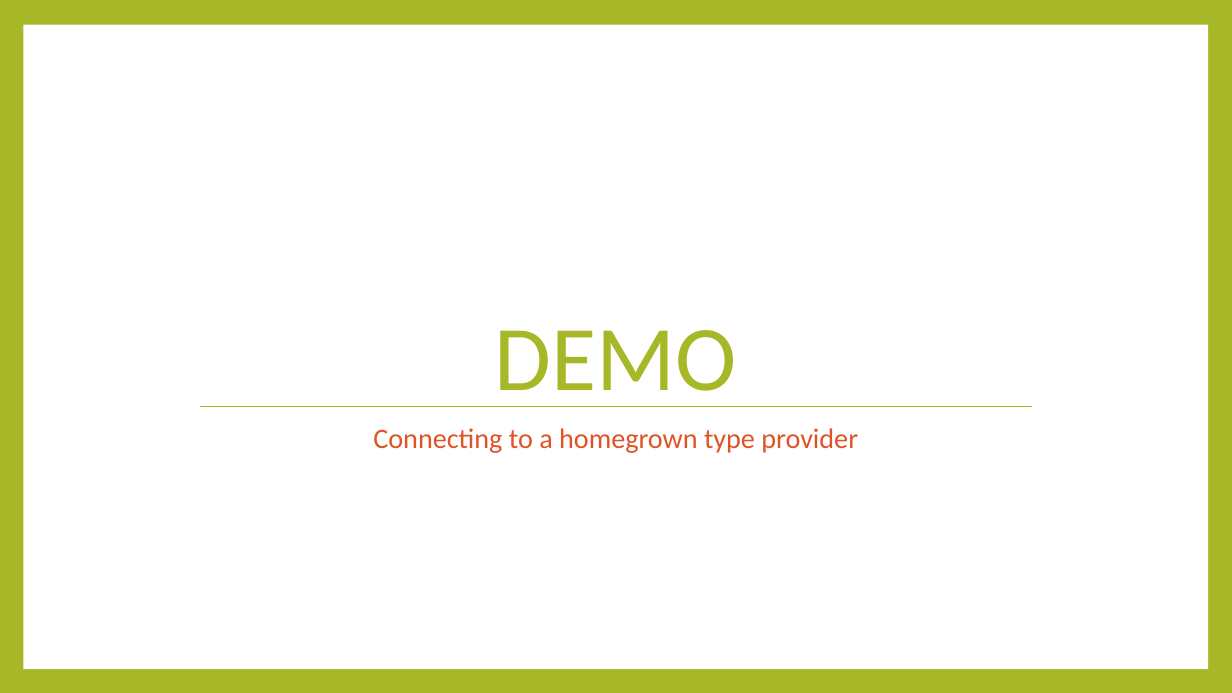
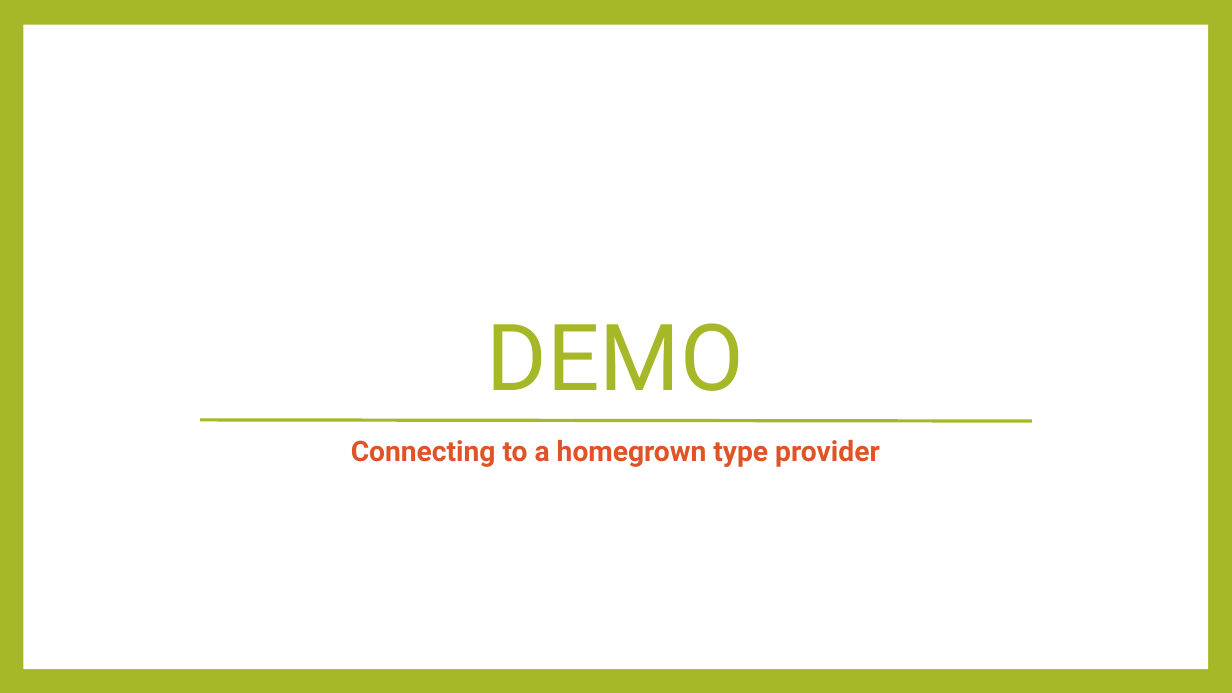
Before and after one commit to rachelblasucci/Current-Talks, a slide deck: slide 13 of Type Providers/Type Providers.pptx (slide 11 before the commit). Drawn at 1232x693 pixels with LibreOffice and Linux fonts; fonts in the diff are those of the drawing. Boxes give left, top, right and bottom in pixels: in the first picture for what was removed or moved away, otherwise in the second. Text is boxed around its words. In the diff, an @@ line names an element or a change of style, - is before the commit and + after.

```diff
--- a/Type Providers/Type Providers.pptx
+++ b/Type Providers/Type Providers.pptx
@@ title "DEMO": place and size @@
-title "DEMO" at (494, 330, 736, 407)
+title "DEMO" at (112, 118, 1119, 414)
@@ title "DEMO" at (112, 118, 1119, 414): font Calibri to Roboto; fill none to #FFFFFF at 60% opacity; outline none to #FFFFFF 5 pt @@
@@ text "Connecting to a homegrown type ...": place and size @@
-text "Connecting to a homegrown type ..." at (373, 428, 858, 453)
+text "Connecting to a homegrown type ..." at (351, 440, 880, 467)
@@ text "Connecting to a homegrown type ..." at (351, 440, 880, 467): font Calibri to Roboto, bold on @@
@@ line moved from (201, 407) - (1031, 407) to (200, 420) - (1031, 421) @@
@@ line (200, 420) - (1031, 421): stroke #A6B727 0.79 pt to #A6B727 2.5 pt @@
```
Also in this commit, not shown: 12 other slides changed, 2 slides added, 4 other files.
